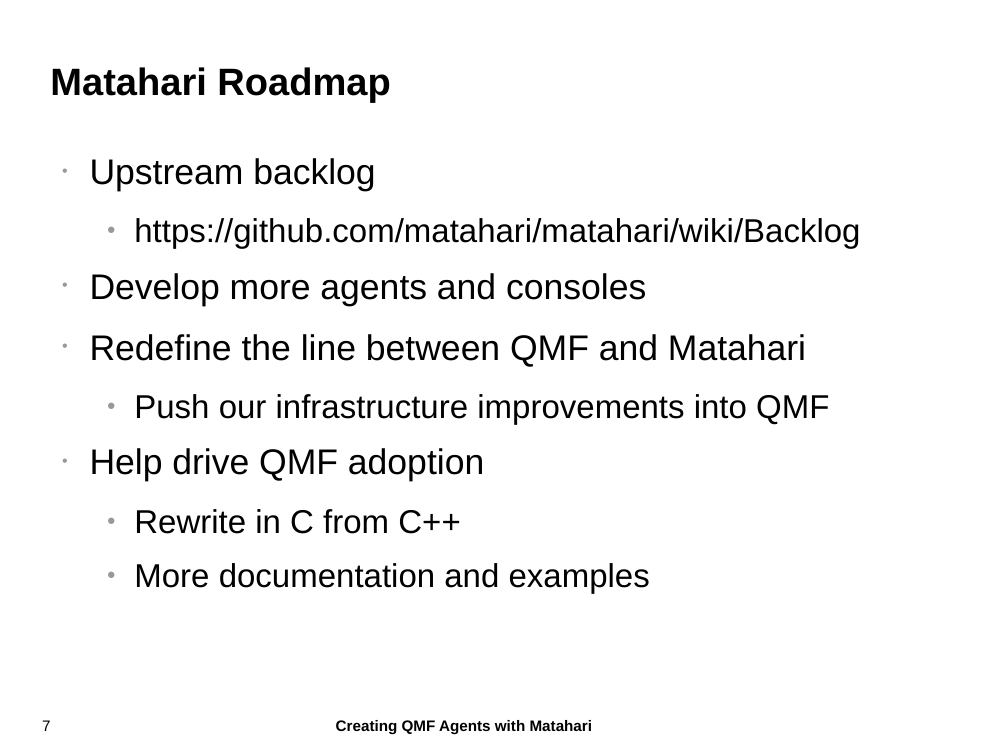
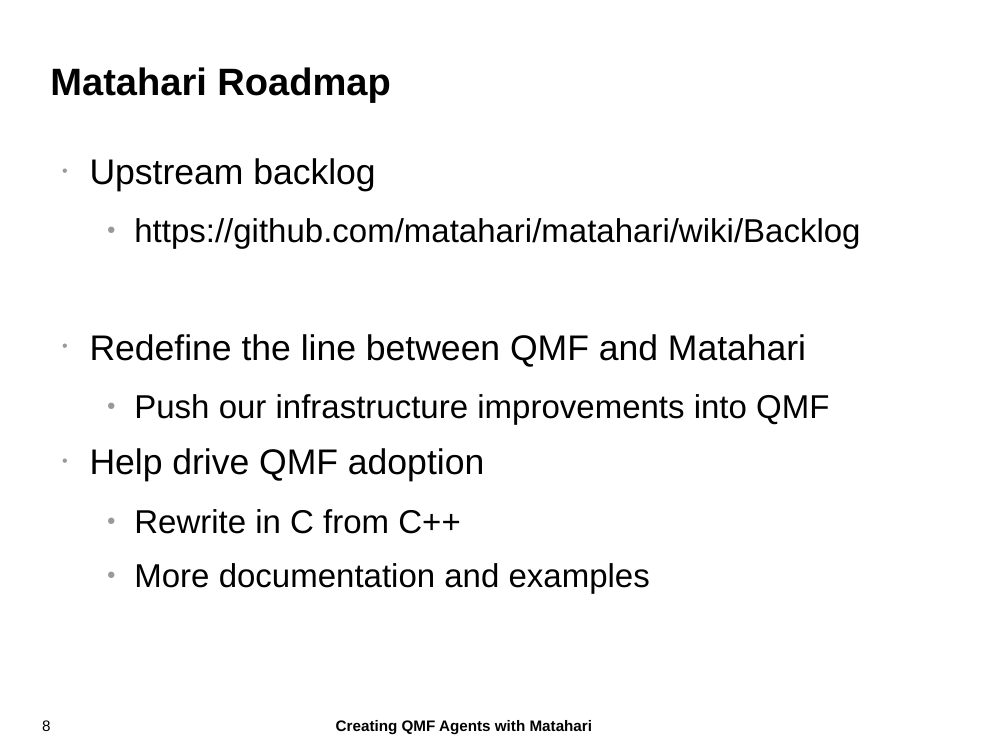
Before and after one commit to zaneb/presentations, a slide deck: slide 8 of Matahari-2011-10-12.odp (slide 7 before the commit). Drawn at 1008x756 pixels with LibreOffice and Linux fonts; fonts in the diff are those of the drawing; background and template pictures are left out. Boxes give left, top, right and bottom in pixels: in the first picture for what was removed or moved away, otherwise in the second. Text is boxed around its words. In the diff, an @@ line names an element or a change of style, - is before the commit and + after.

Commit message:
More tweaks of stuff.

```diff
--- a/Matahari-2011-10-12.odp
+++ b/Matahari-2011-10-12.odp
@@ text at box(90, 273, 646, 306): paragraph removed @@
-• Develop more agents and consoles
@@ page number at box(42, 720, 50, 731): text changed @@
-7
+8
```
Also in this commit, not shown: 1 other slide changed, 2 slides added, 1 slide removed.
